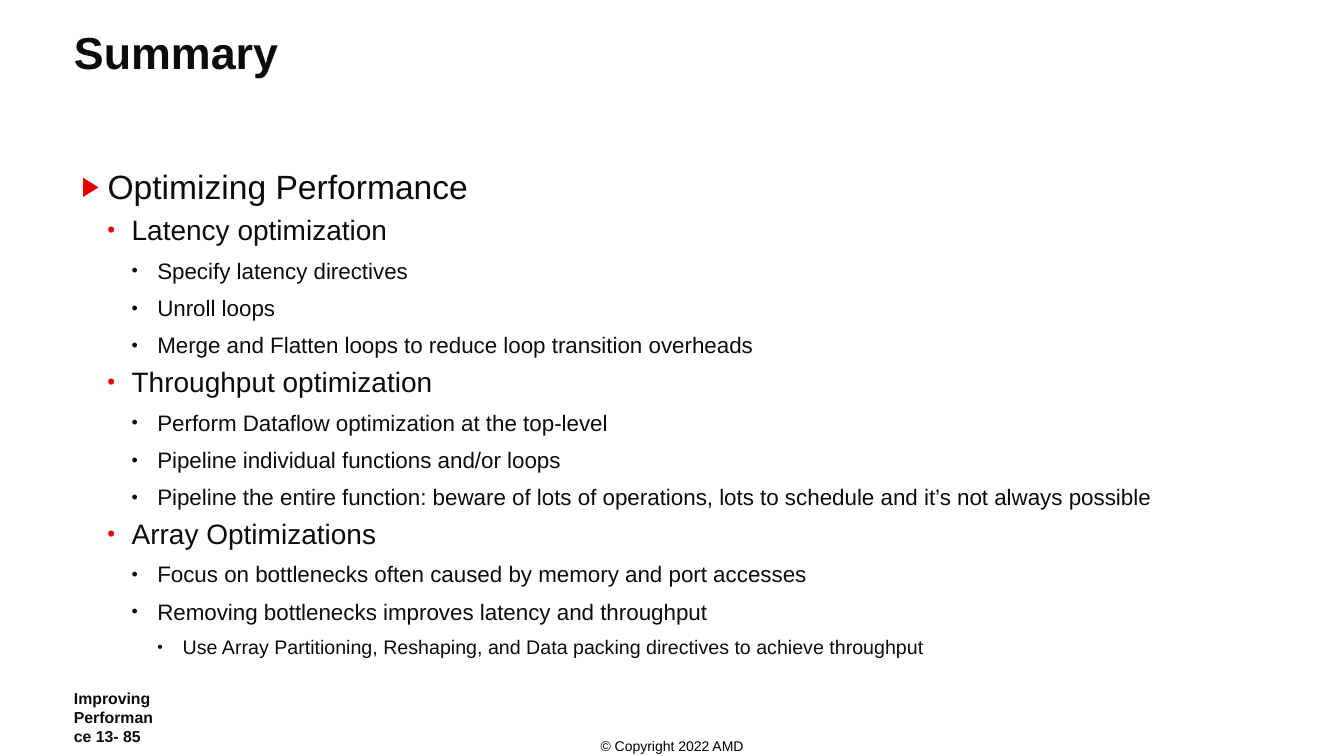
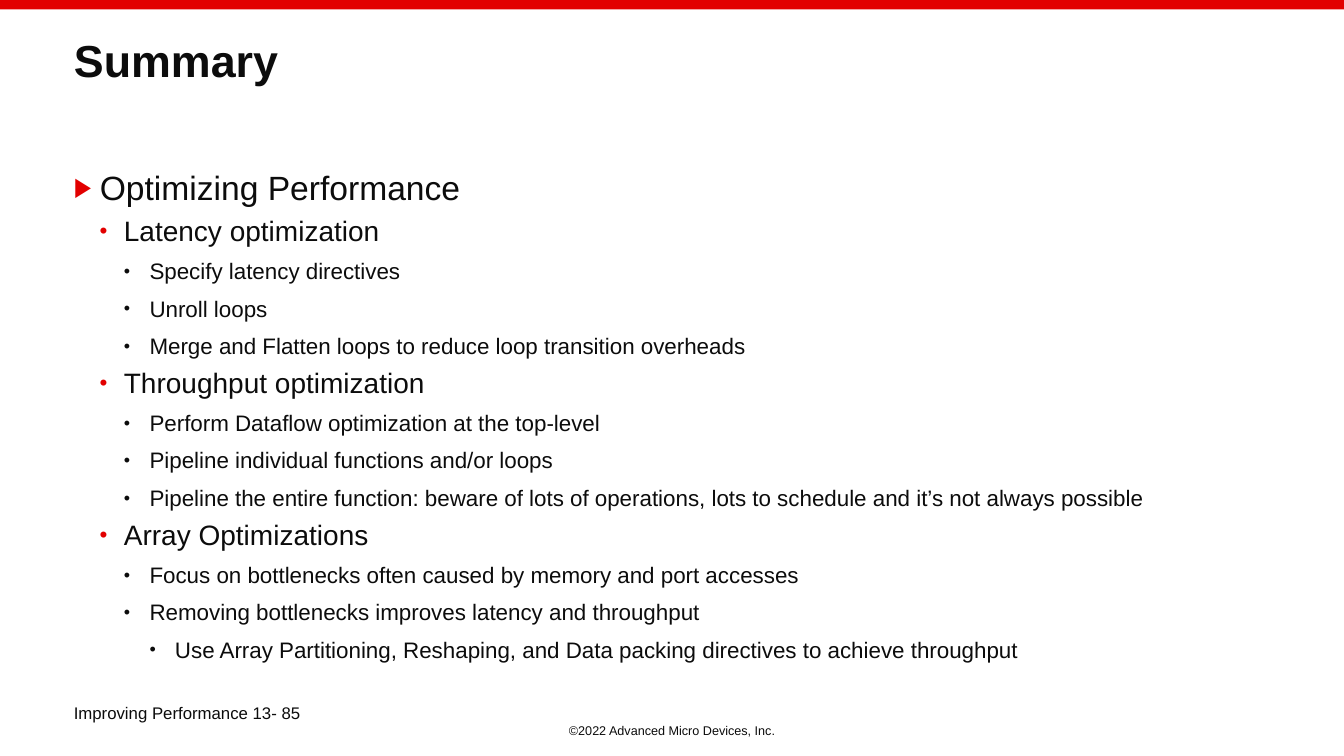
Before and after one commit to ChunxuGuo/High-Level-Synthesis-Flow-on-Zynq-using-Vitis-HLS, a slide deck: slide 85 of vitis_slides/13_Improving_Performance.PPTX. Drawn at 1344x756 pixels with LibreOffice and Linux fonts; fonts in the diff are those of the drawing; background and template pictures are left out. Boxes give left, top, right and bottom in pixels: in the first picture for what was removed or moved away, otherwise in the second. Text is boxed around its words. In the diff, an @@ line names an element or a change of style, - is before the commit and + after.

```diff
--- a/vitis_slides/13_Improving_Performance.PPTX
+++ b/vitis_slides/13_Improving_Performance.PPTX
@@ rectangle added at (0,0,1344,9), fill #E20000 @@
@@ title "Summary": place and size @@
-title "Summary" at (74,37,278,78)
+title "Summary" at (74,45,278,86)
@@ text "Optimizing Performance": place and size @@
-text "Optimizing Performance" at (108,174,1151,658)
+text "Optimizing Performance" at (100,175,1143,663)
@@ text at (175,641,1018,663): size 14 to 16 pt in "Use Array Partitioning, Reshaping, and Data packing ..." @@
@@ text at (74,707,301,723): size 11.3 to 12 pt, bold off; vertical alignment middle to top @@
@@ text at (569,726,775,737): text changed; size 10 to 9 pt; text colour #000000 to #0C0C0C @@
-© Copyright 2022 AMD
+©2022 Advanced Micro Devices, Inc.
```
Also in this commit, not shown: 84 other slides changed, 2 slides added, 9 other files.
